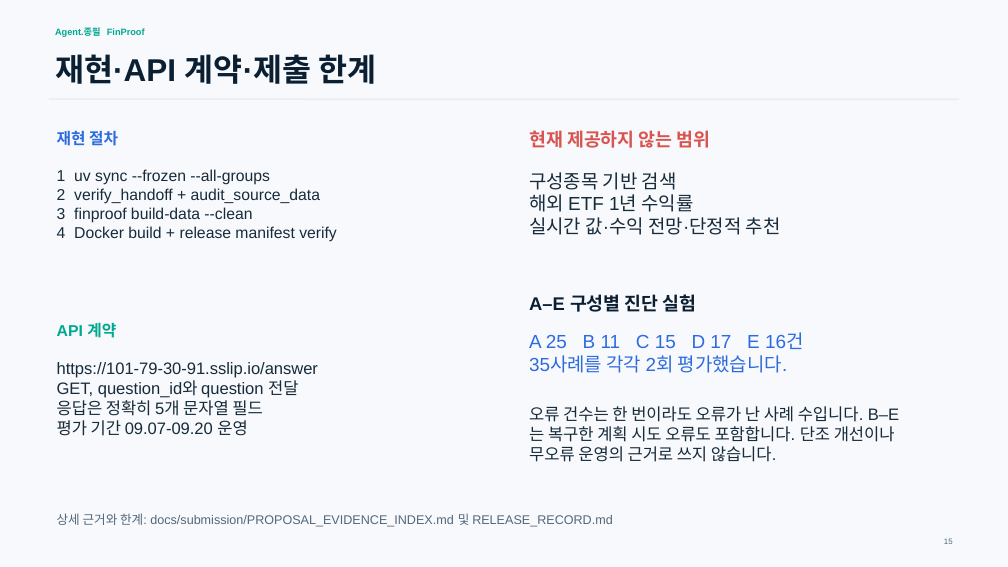
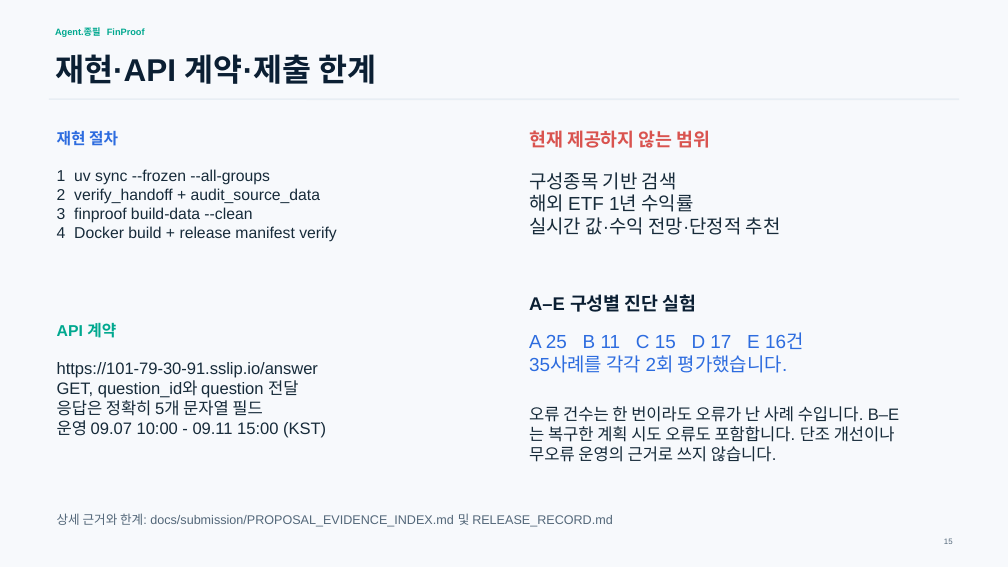
Before and after one commit to tskwak111/mirae_agent, a slide deck: slide 15 of docs/submission/FinProof_Technical_Proposal.pptx. Drawn at 1008x567 pixels with LibreOffice and Linux fonts; fonts in the diff are those of the drawing. Boxes give left, top, right and bottom in pixels: in the first picture for what was removed or moved away, otherwise in the second. Text is boxed around its words. In the diff, an @@ line names an element or a change of style, - is before the commit and + after.

```diff
--- a/docs/submission/FinProof_Technical_Proposal.pptx
+++ b/docs/submission/FinProof_Technical_Proposal.pptx
@@ text at (57, 420, 326, 438): text changed @@
-평가 기간 09.07-09.20 운영
+운영 09.07 10:00 - 09.11 15:00 (KST)
```
Also in this commit, not shown: 10 other files.
